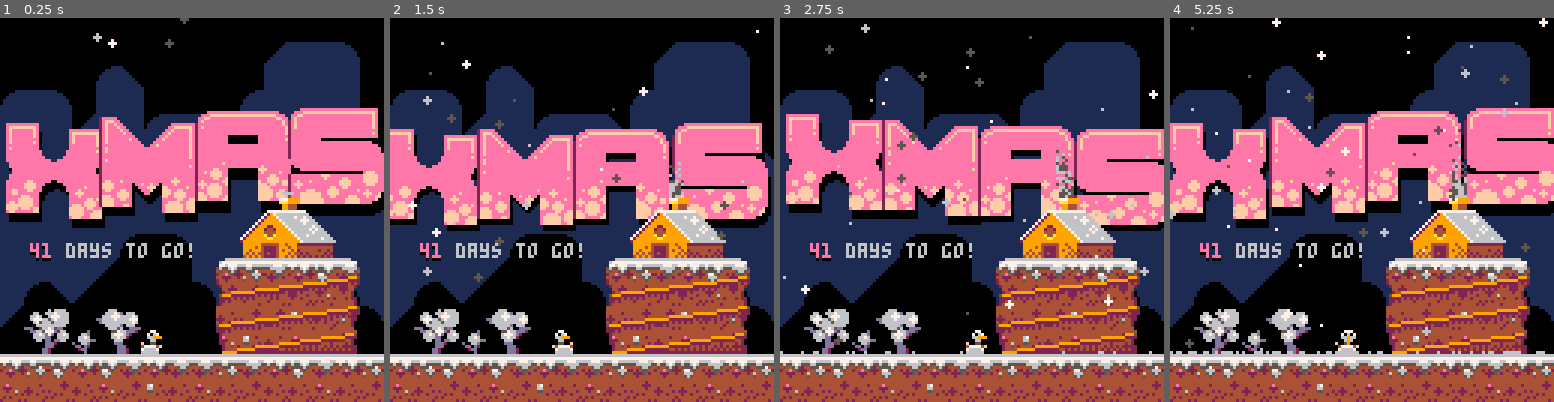
Above: before the commit, frames 1-4 (left to right).
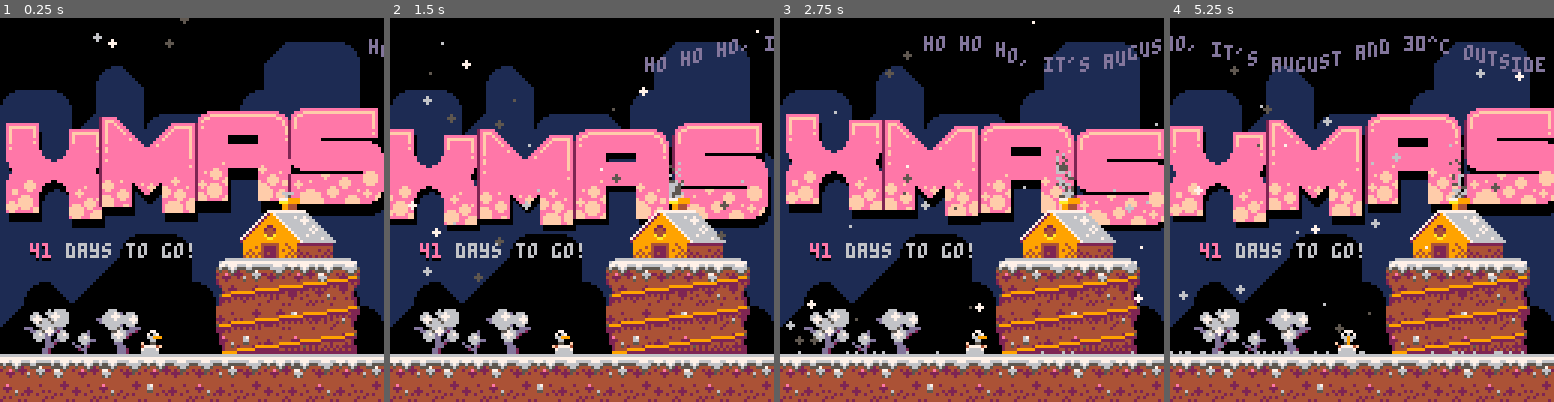
Above: after the commit, the same moments.

Repository: peippo/pico-8
Game: PICO-8 cartridge xmas/xmas.p8
Two runs of this game, one before a commit and one after it. Both use one fixed random seed, a clock stepped at 60 frames per second and the inputs below.
Inputs:
- Up to frame 1 (0.25 s): no input
- Up to frame 2 (1.5 s): no input
- Up to frame 3 (2.75 s): no input
- Up to frame 4 (5.25 s): no input

The runs differ from the first frame. In frame 1, less than 0.1% of the frame differs, in the area x 96-100%, y 5-11%; in frame 2, 0.5%; in frame 3, 3.3%; in frame 4, 7.7%, in the area x 0-99%, y 0-88%.

Commit message:
Add text scroller

Diff:
--- a/xmas/src/0.init.lua
+++ b/xmas/src/0.init.lua
@@ -10,6 +10,7 @@
     wind_speeds = {-0.4, -0.2, 0, 0.2, 0.4}
     wind = rnd(wind_speeds)
     days_to_go = calculate_days()
+    scroller = init_scroller("ho ho ho, it's august and 30^c outside so naturally the first idea for a pico-8 introductory project was to do a christmas countdown! pico-8 is a fantasy video game console that mimics the limited capabilities of 8-bit systems of the 1980s, we have a resolution of 128x128 pixels with 16 colors and four channels for chiptune sounds - seems really fun to play around with, try it out!")
 end
 
 function _draw()
@@ -39,6 +40,7 @@
     print_days_to_go()
 
     snowman:draw()
+    scroller:draw()
 
     for flake in all(flakes) do
         flake:draw()
--- /dev/null
+++ b/xmas/src/6.scroller.lua
@@ -0,0 +1,29 @@
+-- text scroller
+-- based on https://demobasics.pixienop.net/
+
+function init_scroller(_text)
+    return {
+        text = _text,
+        x_add = 0,
+
+        speed = 30,
+        draw = function(self)
+            local t1 = time()
+
+            last_letter_x = (128 + self.x_add - t1 * self.speed) + (#self.text) * 4
+
+            if last_letter_x < 0 then
+                self.x_add += 128
+                self.x_add += (#self.text) * 4
+            end
+
+            for i = 1, #self.text, 1 do
+                letter = sub(self.text, i, i)
+                letter_t = t1 - (0.1 * i)
+                base_x = 128 + self.x_add - t1 * self.speed
+
+                print(letter, base_x + i * 4, 10 + sin(letter_t * 0.5) * 3.9, 13)
+            end
+        end
+    }
+end
--- a/xmas/xmas.p8
+++ b/xmas/xmas.p8
@@ -13,6 +13,7 @@
     wind_speeds = {-0.4, -0.2, 0, 0.2, 0.4}
     wind = rnd(wind_speeds)
     days_to_go = calculate_days()
+    scroller = init_scroller("ho ho ho, it's august and 30^c outside so naturally the first idea for a pico-8 introductory project was to do a christmas countdown! pico-8 is a fantasy video game console that mimics the limited capabilities of 8-bit systems of the 1980s, we have a resolution of 128x128 pixels with 16 colors and four channels for chiptune sounds - seems really fun to play around with, try it out!")
 end
 
 function _draw()
@@ -42,6 +43,7 @@
     print_days_to_go()
 
     snowman:draw()
+    scroller:draw()
 
     for flake in all(flakes) do
         flake:draw()
@@ -295,6 +297,36 @@
             end
         end
     })
+end
+-->8
+-- text scroller
+-- based on https://demobasics.pixienop.net/
+
+function init_scroller(_text)
+    return {
+        text = _text,
+        x_add = 0,
+
+        speed = 30,
+        draw = function(self)
+            local t1 = time()
+
+            last_letter_x = (128 + self.x_add - t1 * self.speed) + (#self.text) * 4
+
+            if last_letter_x < 0 then
+                self.x_add += 128
+                self.x_add += (#self.text) * 4
+            end
+
+            for i = 1, #self.text, 1 do
+                letter = sub(self.text, i, i)
+                letter_t = t1 - (0.1 * i)
+                base_x = 128 + self.x_add - t1 * self.speed
+
+                print(letter, base_x + i * 4, 10 + sin(letter_t * 0.5) * 3.9, 13)
+            end
+        end
+    }
 end
 -->8
 -- utility functions
